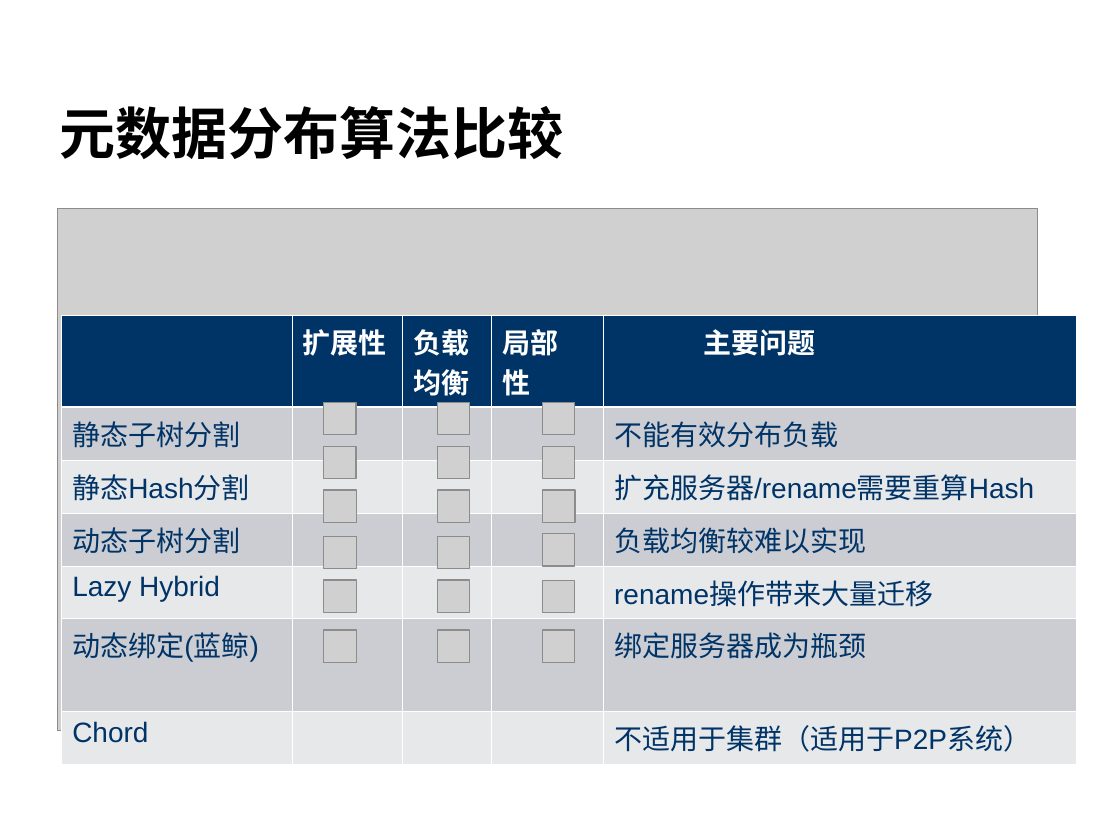
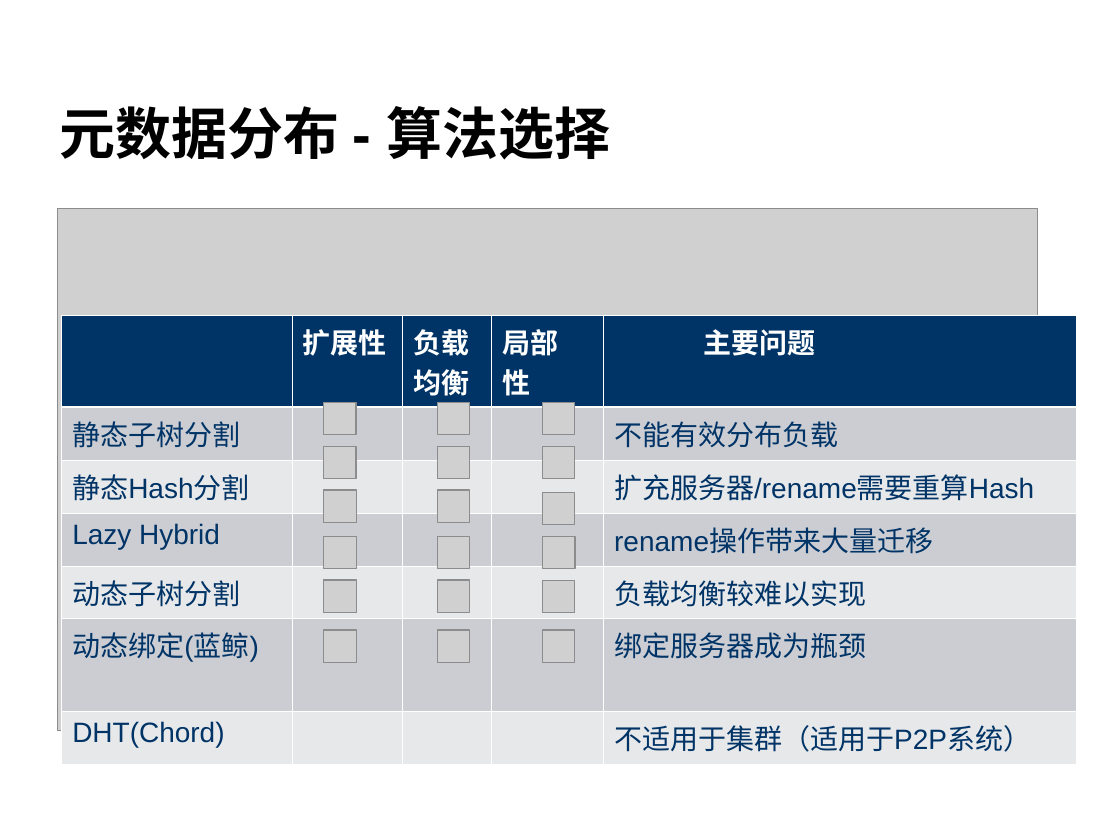
Before and after one commit to cheliequan/idning-paper, a slide deck: slide 12 of draft/答辩.ppt. Drawn at 1120x840 pixels with LibreOffice and Linux fonts; fonts in the diff are those of the drawing; grey boxes stand for pictures; background and template pictures are left out. Boxes give left, top, right and bottom in pixels: in the first picture for what was removed or moved away, otherwise in the second. Text is boxed around its words. In the diff, an @@ line names an element or a change of style, - is before the commit and + after.

```diff
--- a/draft/答辩.ppt
+++ b/draft/答辩.ppt
@@ title at bbox=[60, 106, 610, 160]: text changed @@
-元数据分布算法比较
+元数据分布 - 算法选择
@@ table at bbox=[62, 315, 1076, 756] @@
+row 4: Lazy Hybrid |  |  |  | rename操作带来大量迁移
-row 5: Lazy Hybrid |  |  |  | rename操作带来大量迁移
-row 7, column 1: Chord
+row 7, column 1: DHT(Chord)
```
Also in this commit, not shown: 14 other slides changed, 2 slides added.
